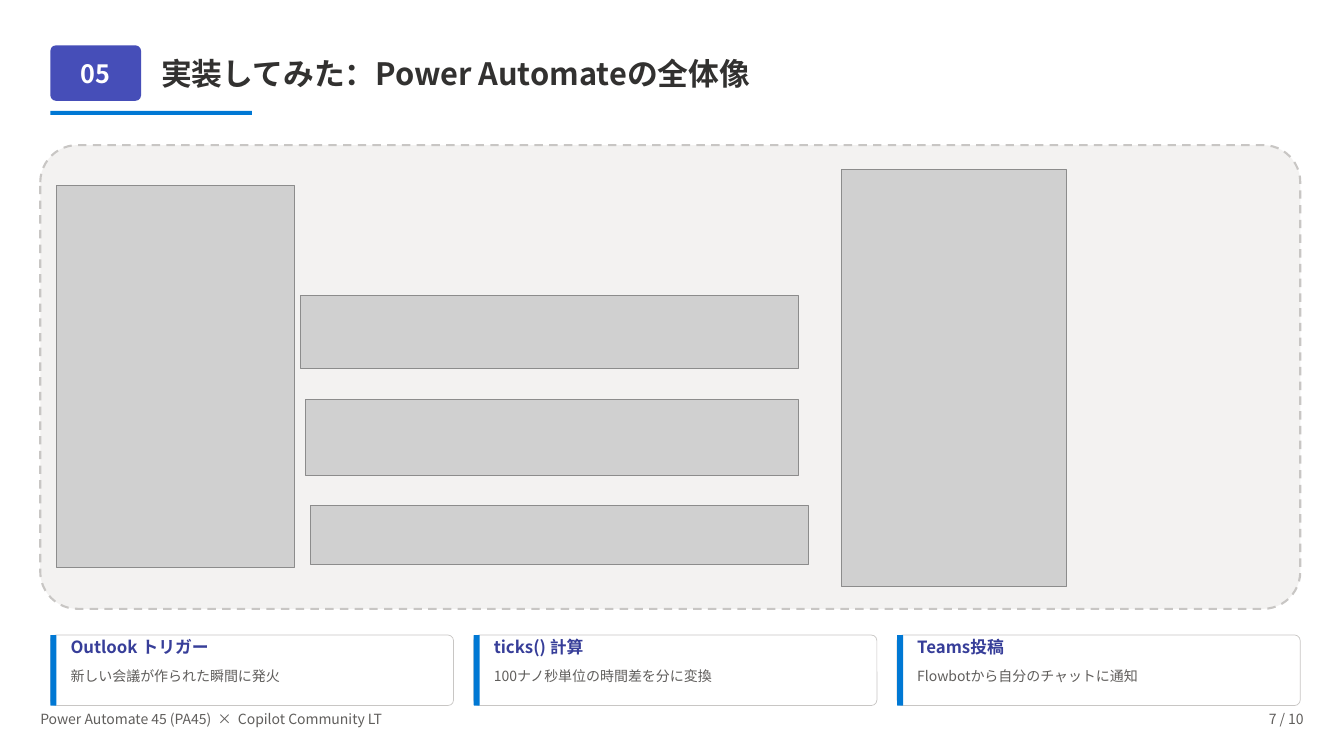
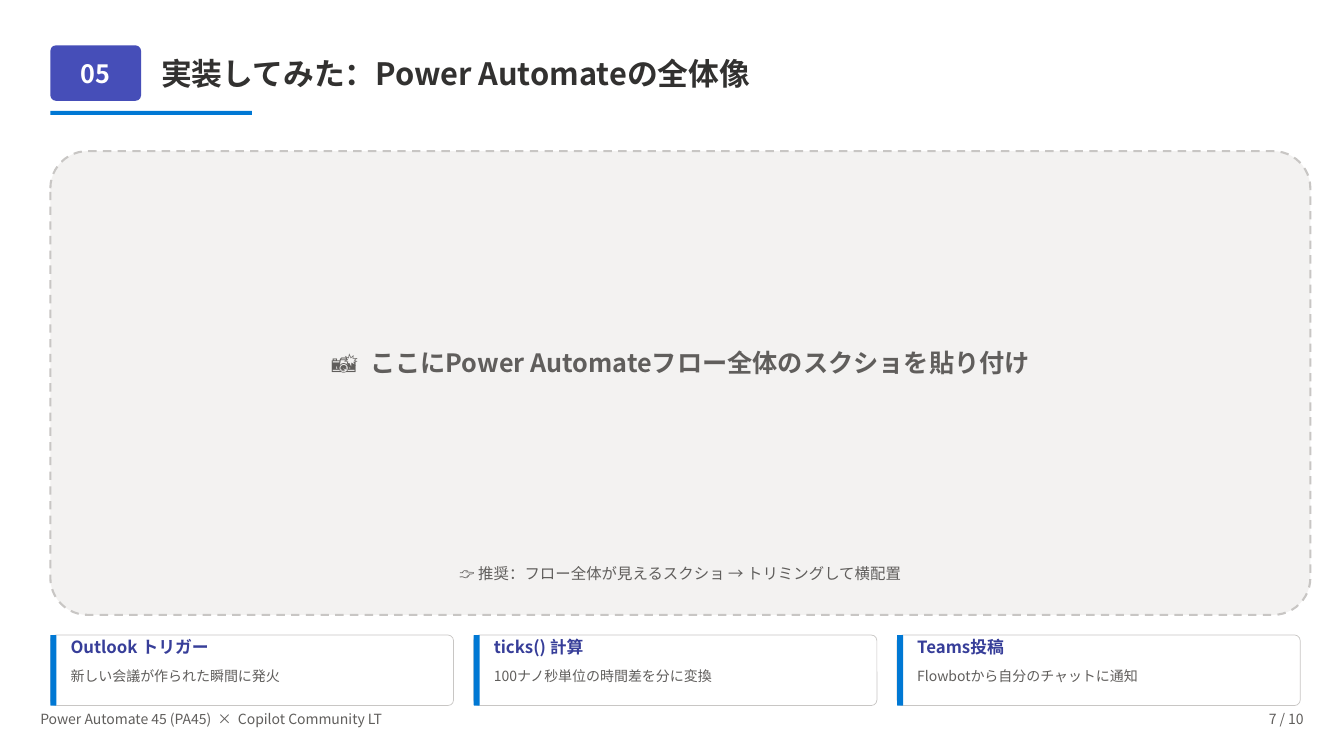
Before and after one commit to Haru-PowerPlatform/pa45, a slide deck: slide 7 of assets/pa45/LT001_Copilot_MeetingCostBot_20260428.pptx. Drawn at 1344x756 pixels with LibreOffice and Linux fonts; fonts in the diff are those of the drawing; grey boxes stand for pictures. Boxes give left, top, right and bottom in pixels: in the first picture for what was removed or moved away, otherwise in the second. Text is boxed around its words. In the diff, an @@ line names an element or a change of style, - is before the commit and + after.

```diff
--- a/assets/pa45/LT001_Copilot_MeetingCostBot_20260428.pptx
+++ b/assets/pa45/LT001_Copilot_MeetingCostBot_20260428.pptx
@@ rounded rectangle: place and size @@
-rounded rectangle at (40,145,1301,609)
+rounded rectangle at (50,151,1311,615)
@@ picture removed at (842,169,1068,587) @@
@@ picture removed at (56,186,294,568) @@
@@ picture removed at (300,296,799,369) @@
@@ text added at (370,350,1030,375), 18 pt, text #605E5C, bold @@
+📸 ここにPower Automateフロー全体のスクショを貼り付け
@@ picture removed at (306,400,800,476) @@
@@ picture removed at (311,506,809,565) @@
@@ text added at (478,566,901,580), 11 pt, text #605E5C @@
+👉 推奨：フロー全体が見えるスクショ → トリミングして横配置
```
Also in this commit, not shown: 5 other slides changed, 2 slides added.
